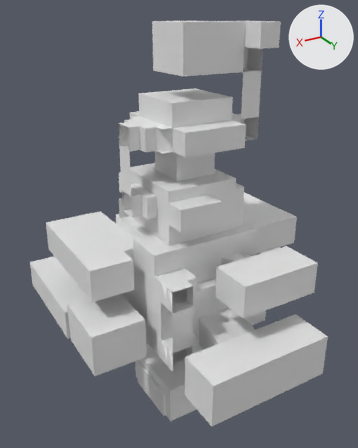
Before and after pictures for a commit that changed the OBJ model tests/fixtures/models/tree-0x-visual.obj.
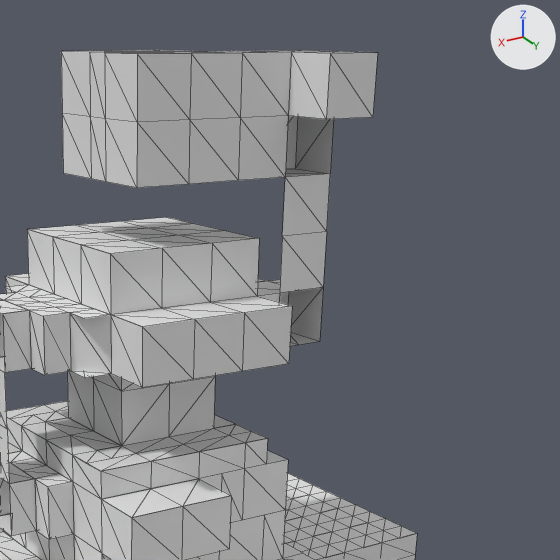
Each version is shown whole from a 50 mm camera at (46.6, 75.8, 73.6) aimed at (0.5, -1.0, 35.2), then close up on the part from 36% to 99% of the width and 0% to 51% of the height. Every picture has the same lights, and +X, +Y and +Z are marked at upper right. The close-ups show mesh edges as thin lines. Where no turn or scale is listed for an object, it has been applied to the vertices. Vertices at the same position are counted once.

Names of what the first close-up shows: 'Plane.006_Plane.1362', 'Plane.1299_Plane.1352', 'Plane.1328_Plane.1381', 'Plane.207_Plane.1060', 'Plane.217_Plane.1068', 'Plane.221_Plane.256', 'Plane.422_Plane.1363', 'Plane.428_Plane.477', 'Plane.429_Plane.478', 'Plane.430_Plane.479', 'Plane.431_Plane.480', 'Plane.986_Plane.1179'.
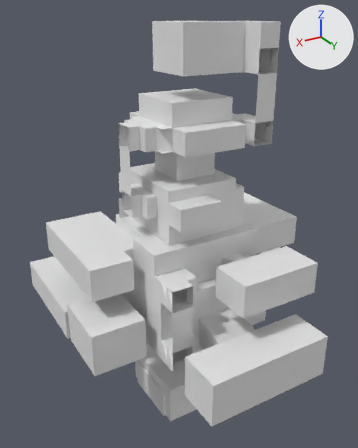
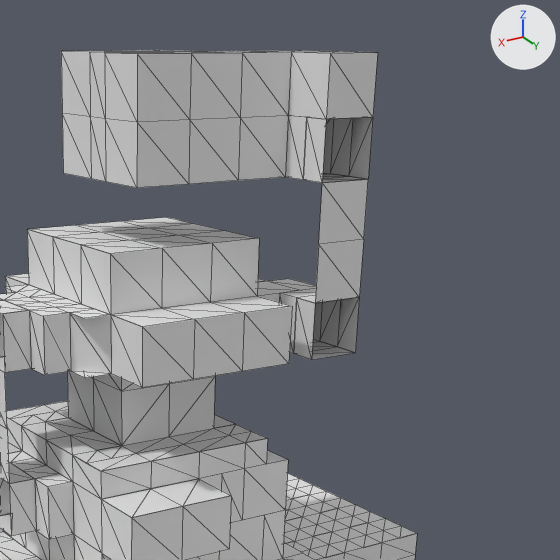
The edits, one by one:
me_plane_1328_plane_1381 has 6 vertices, 4 faces and spans x -12.0..-8.0, y 6.0, z 56.0..64.0.
me_plane_1328_plane_1381 is used by ob_plane_1328_plane_1381; location (0.0, 0.0, 0.0).
me_plane_1328_plane_1381 part 1: the whole mesh is moved by (0.0, 4.0, 0.0).
Mesh me_plane_1330_plane_1384 is new.
It has 29 vertices, 16 faces and spans x -12.0..-8.0, y 6.0..10.0, z 64.0..68.0.
Mesh me_plane_1329_plane_1383 is new.
It has 29 vertices, 16 faces and spans x -12.0..-8.0, y 6.0..10.0, z 52.0..56.0.
Object 'Plane.1330_Plane.1384' (ob_plane_1330_plane_1384) is new; it shows me_plane_1330_plane_1384.
Its location is (0.0, 0.0, 0.0).
Object 'Plane.1329_Plane.1383' (ob_plane_1329_plane_1383) is new; it shows me_plane_1329_plane_1383.
Its location is (0.0, 0.0, 0.0).

Location of each change, [x1, y1, x2, y2] in pixels of the close-ups (560 x 560 px):
'Plane.1328_Plane.1381', mesh moved: before [280, 174, 330, 293]; after [315, 179, 368, 303]
'Plane.1330_Plane.1384', added: after [285, 116, 373, 183]
'Plane.1329_Plane.1383', added: after [279, 288, 359, 360]
'Plane.1302_Plane.1356', unchanged, covered by the edit: before [295, 117, 334, 174]; after [323, 119, 334, 174]
'Plane.135_Plane.142', unchanged, covered by the edit: before [288, 288, 323, 341]; after [313, 302, 322, 341]
